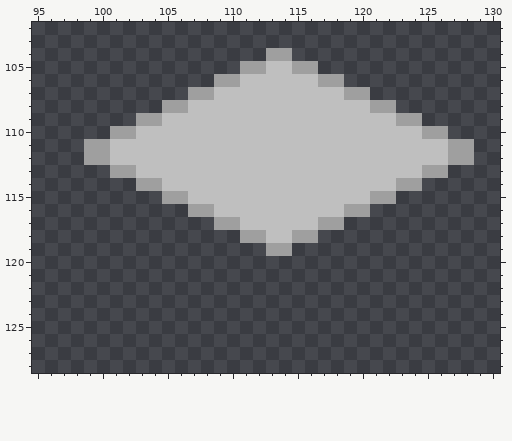
File history of a pixel-art file, Assets/Terrains/Works.aseprite. The first picture shows the starting point.
512x512 pixels, 1 frame. Colours within 5 levels of each other are drawn and written as one. Shown: x 95..130, y 102..128. The commit also changed other parts of the picture, which this record leaves out.
And afterwards:
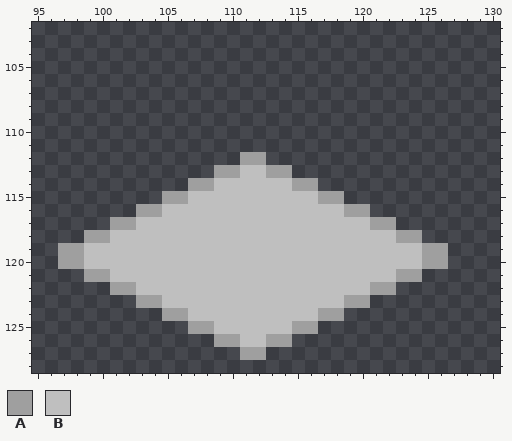
Palette (. is transparent): A #9f9f9f  B #bfbfbf
From old to new:
Changed rows in their new state; - is an unchanged pixel.
Layer "Layer 1":
first column x 97:
104 ----------------..--------------
105 --------------......------------
106 ------------..........----------
107 ----------..............--------
108 --------..................------
109 ------......................----
110 ----..........................--
111 --..............................
112 --............AA................
113 ----........AA--AA............--
114 ------....AA------AA........----
115 --------------------AA....------
116 ------AABBBB--------------------
117 ----AABBBBBBBB------BBBBAA------
118 --AABBBBBBBBBBBB--BBBBBBBBAA----
119 AABBBBBBBBBBBBBBBBBBBBBBBBBBAA--
120 AABBBBBBBBBBBBBBBBBBBBBBBBBBAA--
121 --AABBBBBBBBBBBBBBBBBBBBBBAA----
122 ----AABBBBBBBBBBBBBBBBBBAA------
123 ------AABBBBBBBBBBBBBBAA--------
124 --------AABBBBBBBBBBAA----------
125 ----------AABBBBBBAA------------
126 ------------AABBAA--------------
127 --------------AA----------------
Boxes around the changes in both pictures, in picture pixels (x1, y1, x2, y2):
changed: (58, 48, 474, 360)
